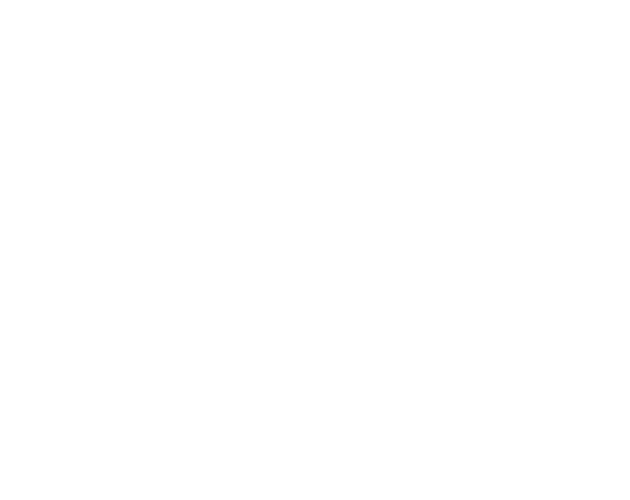
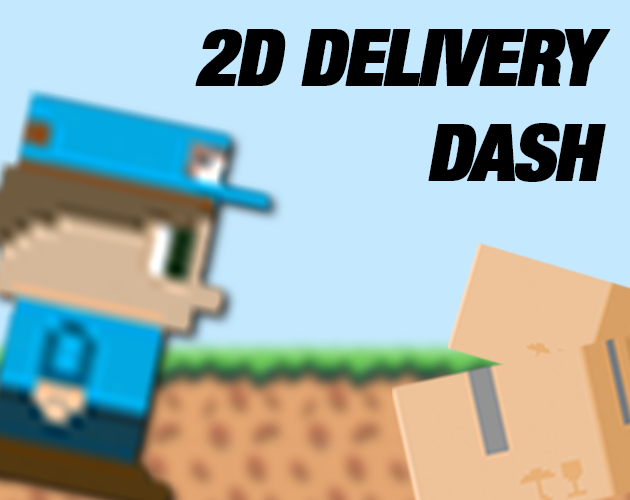
Layered file, before and after one edit (630px x 500px). Changes by layer:
added group "2D Delivery Dash Thumbnail" with 6 layers over (0, 0, 630, 500)
added layer "2D DELIVERY DASH" in group "2D Delivery Dash Thumbnail" over (195, 29, 611, 182)
added layer "Amazon Ancestor-1.png" in group "2D Delivery Dash Thumbnail" over (0, 87, 275, 500)
added layer "tape box base" in group "2D Delivery Dash Thumbnail" over (392, 333, 630, 500)
added layer "bare box" in group "2D Delivery Dash Thumbnail" over (448, 241, 630, 400)
added layer "Screenshot 2026-03-17 at 12.16.04 AM" in group "2D Delivery Dash Thumbnail" over (0, 332, 630, 500)
moved "Layer 1" into group "2D Delivery Dash Thumbnail", painted on it over (0, 0, 630, 500)